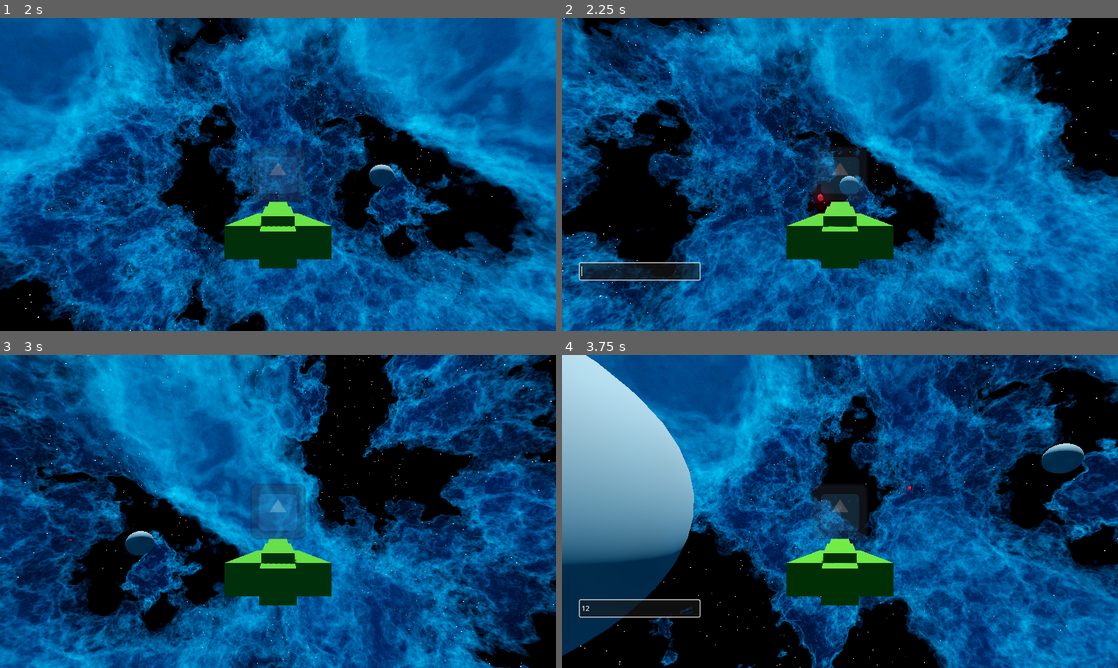
Above: before the commit, frames 1-4 (two rows, left to right).
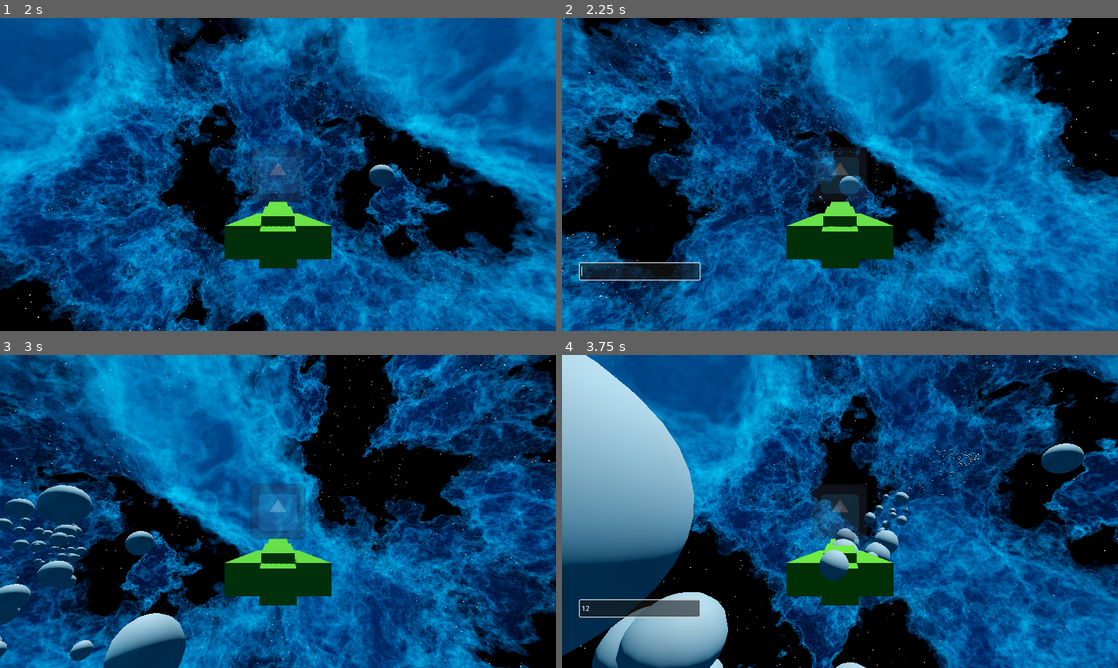
Above: after the commit, the same moments.

Repository: JestemStefan/MP_GAME_TEST
Game: Godot game, scene res://scenes/world/world.tscn
Same seed, same stepped clock (60 frames per second), same inputs: the game is played once before the commit and once after it. The engine's default icon, where the game draws it, is replaced by a stand-in: a white triangle on a blue panel in a dark square.
Inputs (mouse positions are in pixels of both pictures, inside the frame that each line leads up to):
- Up to frame 1 (2 s): click (278, 193) at 0.52 s; type "12" at 0.6 s; click "HOST" at 1.25 s
- Up to frame 2 (2.25 s): tap Enter (ui_accept) at 2 s; move the mouse to (962, 158) at 2.02 s; hold D (MOVE_RIGHT) from 2.03 s (still down); click (962, 158) at 2.17 s
- Up to frame 3 (3 s): tap Enter (ui_accept) at 2.27 s; move the mouse to (166, 527) at 2.77 s; release D (MOVE_RIGHT) at 2.78 s; hold S (MOVE_BACKWARD) from 2.78 s (still down)
- Up to frame 4 (3.75 s): tap Enter (ui_accept) at 3.02 s; release S (MOVE_BACKWARD) at 3.5 s; click (639, 608) at 3.52 s; type "12" at 3.6 s

Frame 1 is identical in both runs. In frame 2, 0.1% of the frame differs, in the area x 44-48%, y 55-62%; in frame 3, 4.3%; in frame 4, 5.9%, in the area x 5-76%, y 20-100%.
Error in both runs: Assertion failed: UPNP Discover Failed! Error 24 (res://scenes/world/world.gd:50)

Commit message:
Add working homing missles over net

Diff:
--- a/scenes/bullet/bullet.gd
+++ b/scenes/bullet/bullet.gd
@@ -3,6 +3,7 @@
 var target = null
 const SPEED = 100.0
 
+@onready var explosion_scene = preload("res://scenes/bullet/rocket_explosion.tscn")
 
 func _ready():
 	self.velocity = -self.transform.basis.z * SPEED
@@ -20,7 +21,16 @@
 	var collision = move_and_collide(self.velocity * delta)
 
 	if collision:
-		self.call_deferred("queue_free")
+		self._explode()
+
 
 func _on_timer_timeout():
+	self._explode()
+
+
+func _explode():
+	var explosion: GPUParticles3D = explosion_scene.instantiate()
+	explosion.position = self.position
+	explosion.emitting = true
+	get_tree().current_scene.add_child(explosion)
 	self.call_deferred("queue_free")
--- a/scenes/bullet/bullet.tscn
+++ b/scenes/bullet/bullet.tscn
@@ -1,41 +1,32 @@
-[gd_scene load_steps=10 format=3 uid="uid://bn1inmw6ojyn7"]
+[gd_scene load_steps=8 format=3 uid="uid://bn1inmw6ojyn7"]
 
 [ext_resource type="Script" path="res://scenes/bullet/bullet.gd" id="1_rei1n"]
+[ext_resource type="ArrayMesh" uid="uid://q1732205uaeo" path="res://scenes/bullet/rocket.obj" id="2_5b0le"]
 
 [sub_resource type="CapsuleShape3D" id="CapsuleShape3D_g24rh"]
 radius = 0.25
 
-[sub_resource type="StandardMaterial3D" id="StandardMaterial3D_l4lpt"]
-shading_mode = 2
-albedo_color = Color(0.980392, 0, 0.133333, 1)
-emission_enabled = true
-emission = Color(1, 0, 0, 1)
-emission_energy_multiplier = 16.0
-grow_amount = -0.15
+[sub_resource type="Curve" id="Curve_tptkr"]
+_data = [Vector2(0, 0), 0.0, 0.0, 0, 0, Vector2(0.18797, 0.927273), 0.0, 0.0, 0, 0, Vector2(1, 0), 0.0, 0.0, 0, 0]
+point_count = 3
 
-[sub_resource type="CapsuleMesh" id="CapsuleMesh_ja84p"]
-material = SubResource("StandardMaterial3D_l4lpt")
-radius = 0.25
+[sub_resource type="CurveTexture" id="CurveTexture_wl4s2"]
+curve = SubResource("Curve_tptkr")
 
-[sub_resource type="Curve" id="Curve_3jtfu"]
-_data = [Vector2(0, 1), 0.0, 0.0, 0, 0, Vector2(1, 0), 0.0, 0.0, 0, 0]
-point_count = 2
+[sub_resource type="ParticleProcessMaterial" id="ParticleProcessMaterial_014yn"]
+direction = Vector3(0, 0, 1)
+spread = 5.72
+gravity = Vector3(0, 0, 0)
+initial_velocity_min = 100.0
+initial_velocity_max = 100.0
+scale_min = 0.5
+scale_max = 1.5
+scale_curve = SubResource("CurveTexture_wl4s2")
+turbulence_noise_scale = 5.9
 
-[sub_resource type="CurveTexture" id="CurveTexture_yr63o"]
-curve = SubResource("Curve_3jtfu")
-
-[sub_resource type="ParticleProcessMaterial" id="ParticleProcessMaterial_1ycd5"]
-direction = Vector3(0, -1, 0)
-spread = 0.0
-gravity = Vector3(0, 0, 0)
-scale_curve = SubResource("CurveTexture_yr63o")
-
-[sub_resource type="StandardMaterial3D" id="StandardMaterial3D_n0lcb"]
-shading_mode = 0
-albedo_color = Color(0.952941, 0, 0.215686, 1)
-
-[sub_resource type="SphereMesh" id="SphereMesh_00hxt"]
-material = SubResource("StandardMaterial3D_n0lcb")
+[sub_resource type="SphereMesh" id="SphereMesh_yst40"]
+radial_segments = 16
+rings = 8
 
 [node name="Bullet" type="CharacterBody3D"]
 motion_mode = 1
@@ -46,21 +37,19 @@
 shape = SubResource("CapsuleShape3D_g24rh")
 
 [node name="MeshInstance3D" type="MeshInstance3D" parent="."]
-transform = Transform3D(1, 0, 0, 0, -4.37114e-08, -1, 0, 1, -4.37114e-08, 0, 0, 0)
-mesh = SubResource("CapsuleMesh_ja84p")
-
-[node name="GPUParticles3D" type="GPUParticles3D" parent="."]
-transform = Transform3D(1, 0, 0, 0, -4.37114e-08, 1, 0, -1, -4.37114e-08, 0, 0, 0)
-emitting = false
-amount = 2048
-one_shot = true
-trail_lifetime = 5.0
-process_material = SubResource("ParticleProcessMaterial_1ycd5")
-draw_pass_1 = SubResource("SphereMesh_00hxt")
+transform = Transform3D(2, 0, 0, 0, -8.74228e-08, 2, 0, -2, -8.74228e-08, 0, 0, 0)
+mesh = ExtResource("2_5b0le")
 
 [node name="Timer" type="Timer" parent="."]
 wait_time = 5.0
 one_shot = true
 autostart = true
 
+[node name="GPUParticles3D" type="GPUParticles3D" parent="."]
+transform = Transform3D(1, 0, 0, 0, 1, 0, 0, 0, 1, 0, 0, 1)
+amount = 256
+randomness = 0.61
+process_material = SubResource("ParticleProcessMaterial_014yn")
+draw_pass_1 = SubResource("SphereMesh_yst40")
+
 [connection signal="timeout" from="Timer" to="." method="_on_timer_timeout"]
--- /dev/null
+++ b/scenes/bullet/rocket_explosion.tscn
@@ -0,0 +1,31 @@
+[gd_scene load_steps=5 format=3 uid="uid://8wa8il0sunhy"]
+
+[sub_resource type="Curve" id="Curve_hjuky"]
+_data = [Vector2(0, 0), 0.0, 50.7818, 0, 0, Vector2(0.0338346, 1), -1.87409, -1.87409, 0, 0, Vector2(1, 0), 0.23592, 0.0, 0, 0]
+point_count = 3
+
+[sub_resource type="CurveTexture" id="CurveTexture_4d1lh"]
+curve = SubResource("Curve_hjuky")
+
+[sub_resource type="ParticleProcessMaterial" id="ParticleProcessMaterial_208mq"]
+direction = Vector3(0, 0, 0)
+spread = 180.0
+gravity = Vector3(0, 0, 0)
+initial_velocity_max = 25.0
+damping_min = 30.0
+damping_max = 50.0
+scale_max = 5.0
+scale_curve = SubResource("CurveTexture_4d1lh")
+turbulence_noise_strength = 5.55
+turbulence_noise_scale = 3.35
+
+[sub_resource type="SphereMesh" id="SphereMesh_wjpd5"]
+
+[node name="RocketExplosion" type="GPUParticles3D"]
+transform = Transform3D(1, 0, 0, 0, 1, 0, 0, 0, 1, 0.028244, 0.0601616, 0.027853)
+emitting = false
+amount = 256
+one_shot = true
+explosiveness = 1.0
+process_material = SubResource("ParticleProcessMaterial_208mq")
+draw_pass_1 = SubResource("SphereMesh_wjpd5")
Not shown, added: scenes/bullet/rocket.obj
Not shown, added: scenes/bullet/rocket.obj.import
